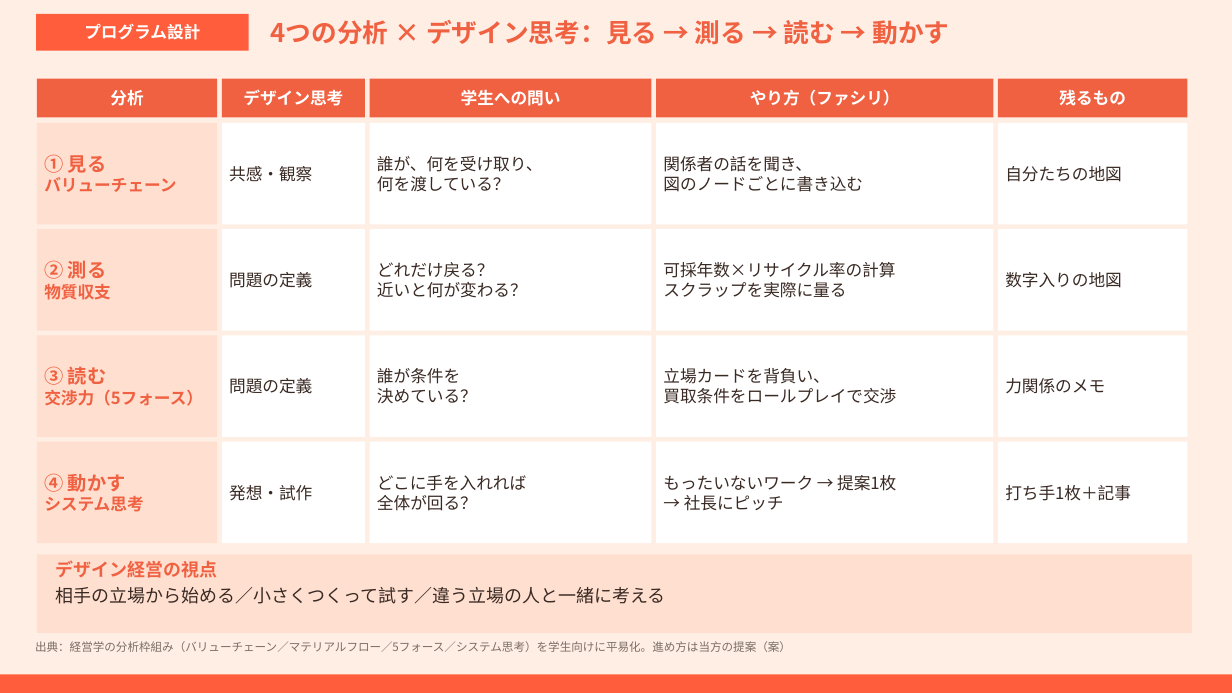
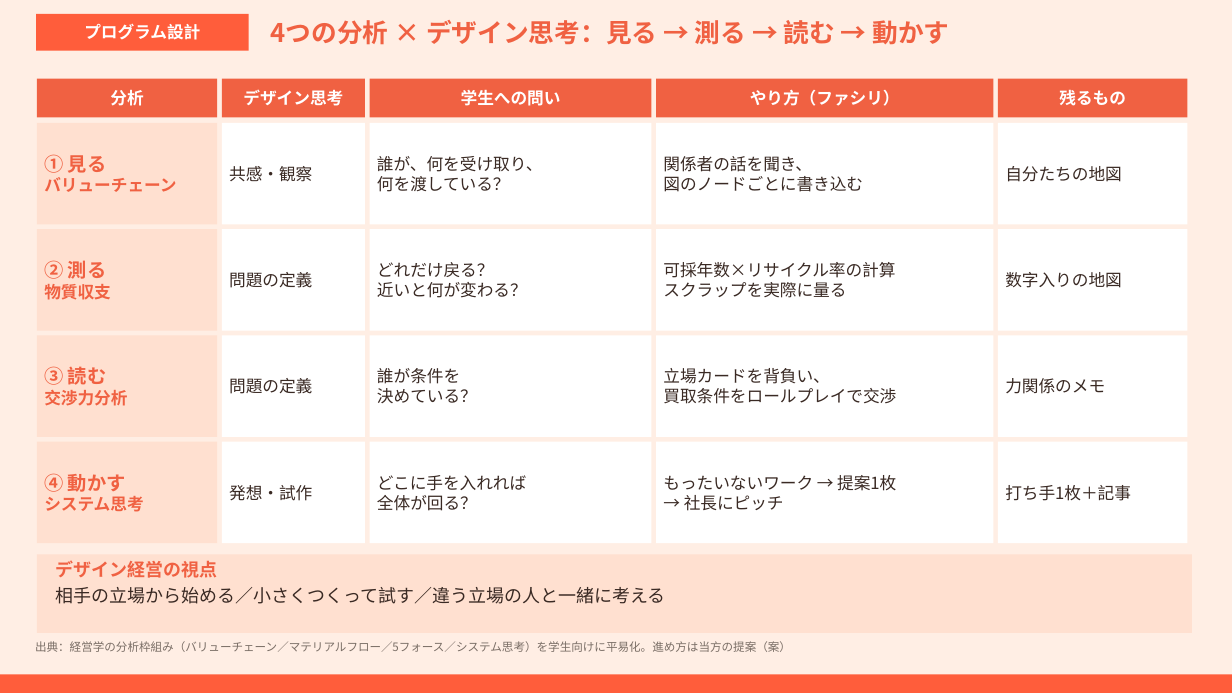
Before and after one commit to tatatatachan/claude, a slide deck: slide 1 of guruguru/guruguru_program_design.pptx. Drawn at 1232x693 pixels with LibreOffice and Linux fonts; fonts in the diff are those of the drawing. Boxes give left, top, right and bottom in pixels: in the first picture for what was removed or moved away, otherwise in the second. Text is boxed around its words. In the diff, an @@ line names an element or a change of style, - is before the commit and + after.

```diff
--- a/guruguru/guruguru_program_design.pptx
+++ b/guruguru/guruguru_program_design.pptx
@@ text in rectangle at <box>44,390,127,406</box>: text changed @@
-交渉力（5フォース）
+交渉力分析
```
Also in this commit, not shown: 1 other slide changed, 1 other file.
